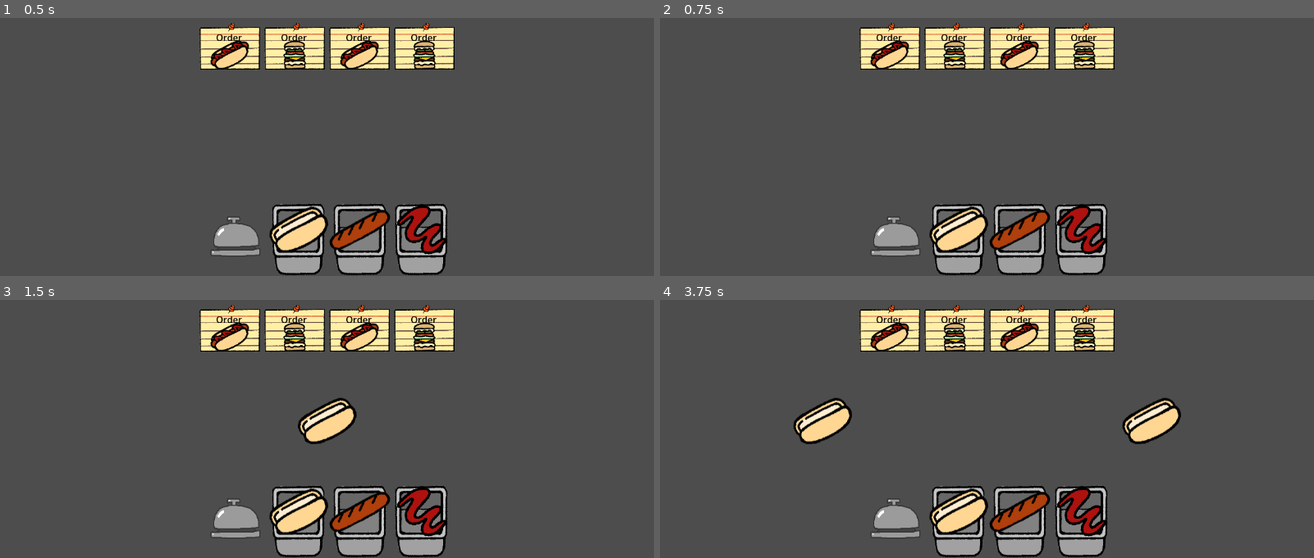
Above: before the commit, frames 1-4 (two rows, left to right).
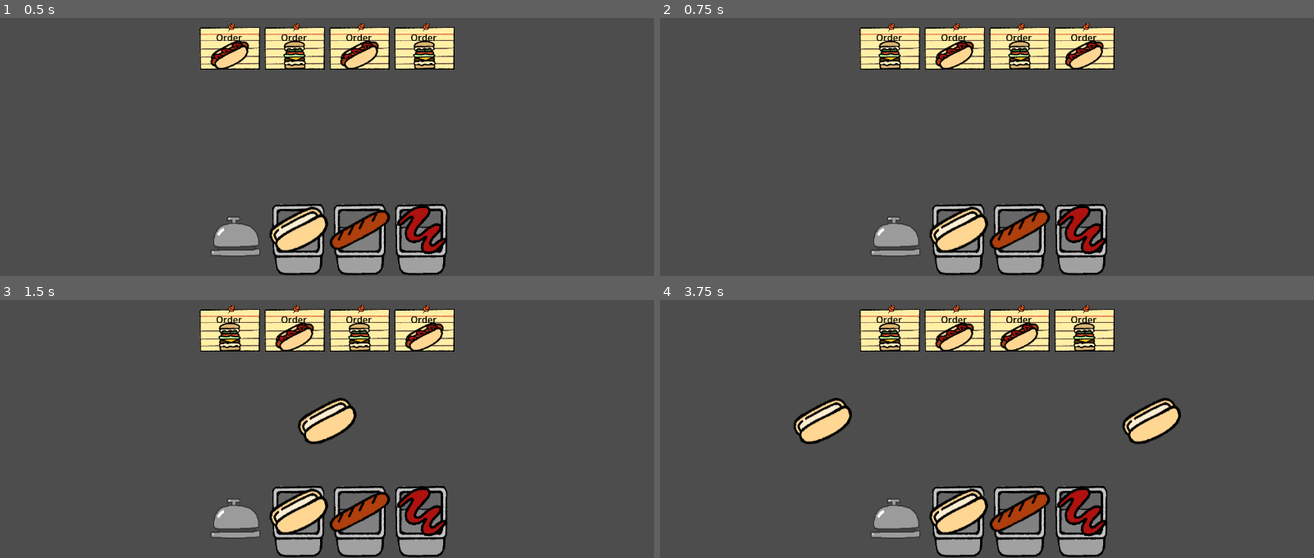
Above: after the commit, the same moments.

Repository: Gus700/FoodTruckBattles
Game: Godot game, scene res://scenes/PrepArea.tscn
Two runs of this game, one before a commit and one after it. Both use one fixed random seed, a clock stepped at 60 frames per second and the inputs below.
Inputs (mouse positions are in pixels of both pictures, inside the frame that each line leads up to):
- Up to frame 1 (0.5 s): no input
- Up to frame 2 (0.75 s): click (895, 239) at 0.5 s
- Up to frame 3 (1.5 s): click (300, 511) at 1.27 s
- Up to frame 4 (3.75 s): click (895, 521) at 2 s; click (960, 511) at 2.77 s; click (895, 521) at 3.5 s

Frame 1 is identical in both runs. In frame 2, 1.9% of the frame differs, in the area x 32-68%, y 8-20%; in frame 3, 1.9%; in frame 4, 1.0%.

Commit message:
Starting to build order generation after completion

Diff:
--- a/scenes/PrepArea.tscn
+++ b/scenes/PrepArea.tscn
@@ -87,4 +87,5 @@
 mainTexture = ExtResource("10_1o1xx")
 
 [connection signal="update_recipe" from="VBoxContainer/OrderArea" to="VBoxContainer/CraftingArea" method="_on_order_area_update_recipe"]
+[connection signal="request_updated_order" from="VBoxContainer/CraftingArea" to="VBoxContainer/OrderArea" method="_on_crafting_area_request_updated_order"]
 [connection signal="pressed" from="VBoxContainer/IngredientsArea/CompletionBell" to="VBoxContainer/CraftingArea" method="_on_completion_bell_pressed"]
--- a/scripts/craftingArea.gd
+++ b/scripts/craftingArea.gd
@@ -3,6 +3,7 @@
 var currentOrderRecipe: Array[String]
 var userSelectedIngr: Array[String]
 var itemScene
+signal request_updated_order
 
 # Called when the node enters the scene tree for the first time.
 func _ready() -> void:
@@ -21,13 +22,13 @@
 # called when user hits the completion bell, check if the ingredients in the crafting area are
 # correct acording to the current order recipe
 func _on_completion_bell_pressed() -> void:
-	print("order complete signal recieved, check for correct ingredients")
+	print("recieved order complete signal in crafting area")
+	emit_signal("request_updated_order")
 
 # recieves global signal of ingredient button with the name of the selected ingredient
 func ingredient_selected (ingredient_name, ingredient_img) -> void:
 	print("recieved ingredient selection: ", ingredient_name)
-	var newCI = itemScene.instantiate() #create instance of Texture node
-	newCI.texture = ingredient_img
-	add_child(newCI) #Add it as a child of this node.
+	var itemSceneInst = itemScene.instantiate() #create instance of Texture node
+	itemSceneInst.texture = ingredient_img
+	add_child(itemSceneInst) #Add it as a child of this node.
 	userSelectedIngr.append(ingredient_name)#append ingredient name to userSelectedIngr Array
-	print("current crafting area: ", userSelectedIngr)
--- a/scripts/orderArea.gd
+++ b/scripts/orderArea.gd
@@ -4,11 +4,13 @@
 
 var requiredOrderNum: int
 var orderNum: int
+var cardScene
 
 signal update_recipe(recipe: Array[String])
 
 # Called when the node enters the scene tree for the first time.
 func _ready() -> void:
+	cardScene = preload("res://scenes/OrderCard.tscn")
 	for orderCard in get_children():
 		# set random order type index in the resource array
 		var randOrderNum: int = randi_range (0, orderTypes.size()-1)
@@ -23,3 +25,14 @@
 # Called every frame. 'delta' is the elapsed time since the previous frame.
 func _process(delta: float) -> void:
 	pass
+
+#recieves message from crafting area that next order info is needed
+func _on_crafting_area_request_updated_order() -> void:
+	get_child(0).queue_free() #free the current order
+	emit_signal("update_recipe", get_child(0).recipe) #send info of new current order
+	var cardSceneInst = cardScene.instantiate() #make a new card order
+	var randOrderNum: int = randi_range (0, orderTypes.size()-1)
+	cardSceneInst.get_node("OrderImage").texture = orderTypes[randOrderNum].mainTexture
+	cardSceneInst.recipe = orderTypes[randOrderNum].ingredients
+	add_child(cardSceneInst)
+	pass # Replace with function body.
--- a/scripts/selectableIngredient.gd
+++ b/scripts/selectableIngredient.gd
@@ -15,5 +15,4 @@
 
 # when the button is pressed send signal of what ingredient was pressed
 func _on_ingredient_button_pressed() -> void:
-	print("user slected ingreient: ", ingredientName)
 	GlobalSig.emit_signal("ingredient_selected", ingredientName, mainTexture)
